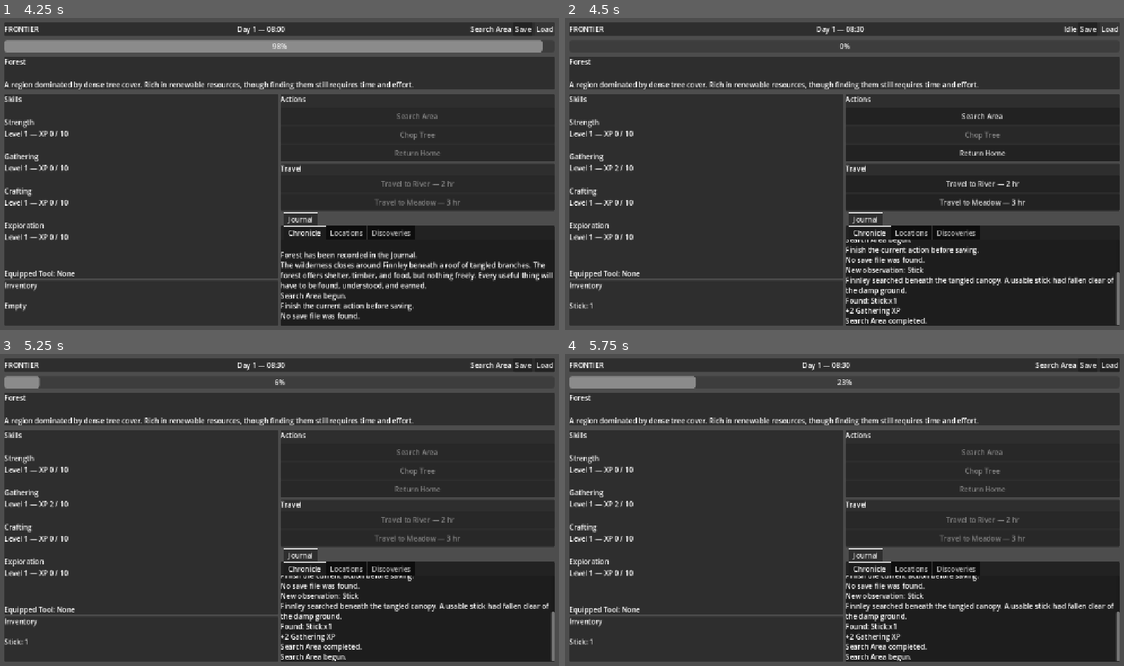
Above: before the commit, frames 1-4 (two rows, left to right).
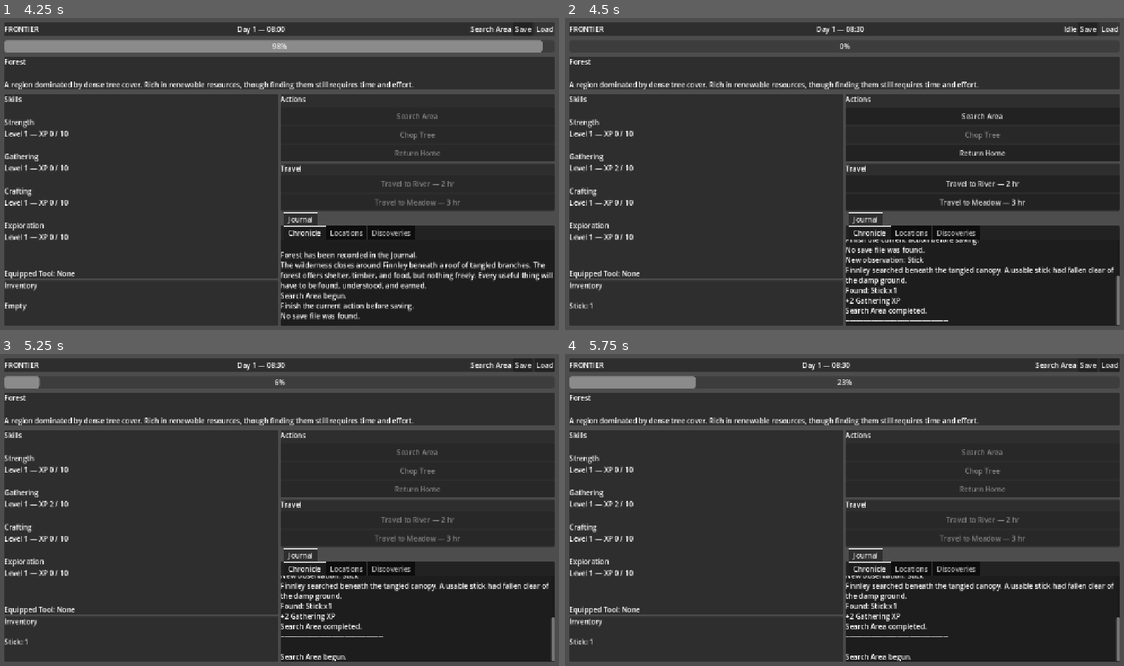
Above: after the commit, the same moments.

Repository: thegrundle-git/frontierthegame
Game: Godot game, scene res://scenes/ui/MainMenu.tscn
Same seed, same stepped clock (60 frames per second), same inputs: the game is played once before the commit and once after it.
Inputs:
- Up to frame 1 (4.25 s): click "New Game" at 0.5 s; click "Search Area" at 1.25 s; click "Save" at 2 s; click "Load" at 2.75 s
- Up to frame 2 (4.5 s): no input
- Up to frame 3 (5.25 s): click "Search Area" at 5 s
- Up to frame 4 (5.75 s): no input

Frame 1 is identical in both runs. In frame 2, 2.4% of the frame differs, in the area x 50-100%, y 71-99%; in frame 3, 2.1%; in frame 4, 2.1%.

Commit message:
Improve Chronicle action separators

Diff:
--- a/scripts/ui/GameUI.gd
+++ b/scripts/ui/GameUI.gd
@@ -131,9 +131,14 @@
 
 
 func add_event(event_text: String) -> void:
-	event_log.append_text(
-		"\n" + event_text
-	)
+	if event_text.is_empty():
+		event_log.append_text(
+			"\n────────────────────────\n"
+		)
+	else:
+		event_log.append_text(
+			"\n" + event_text
+		)
 
 	var last_line: int = maxi(
 		event_log.get_line_count() - 1,
@@ -893,6 +898,7 @@
 	add_event(
 		action_name + " completed."
 	)
+	add_event("")
 
 	rebuild_location_controls()
 	refresh_all()
Not shown, changed: docs/CHANGELOG.md
